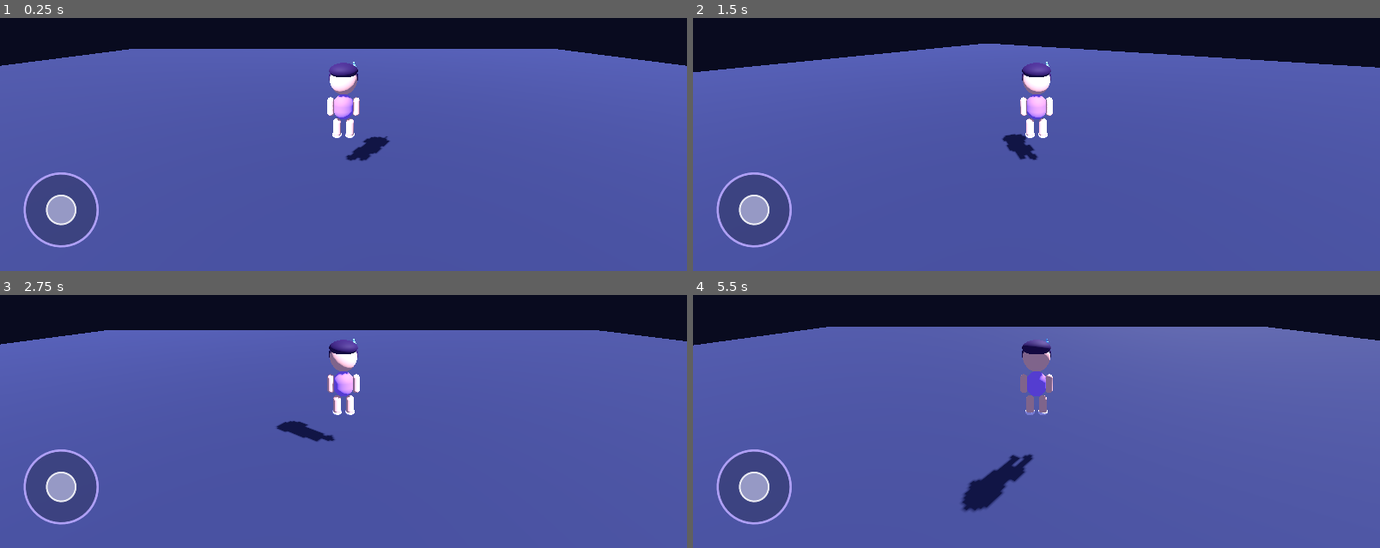
Above: before the commit, frames 1-4 (two rows, left to right).
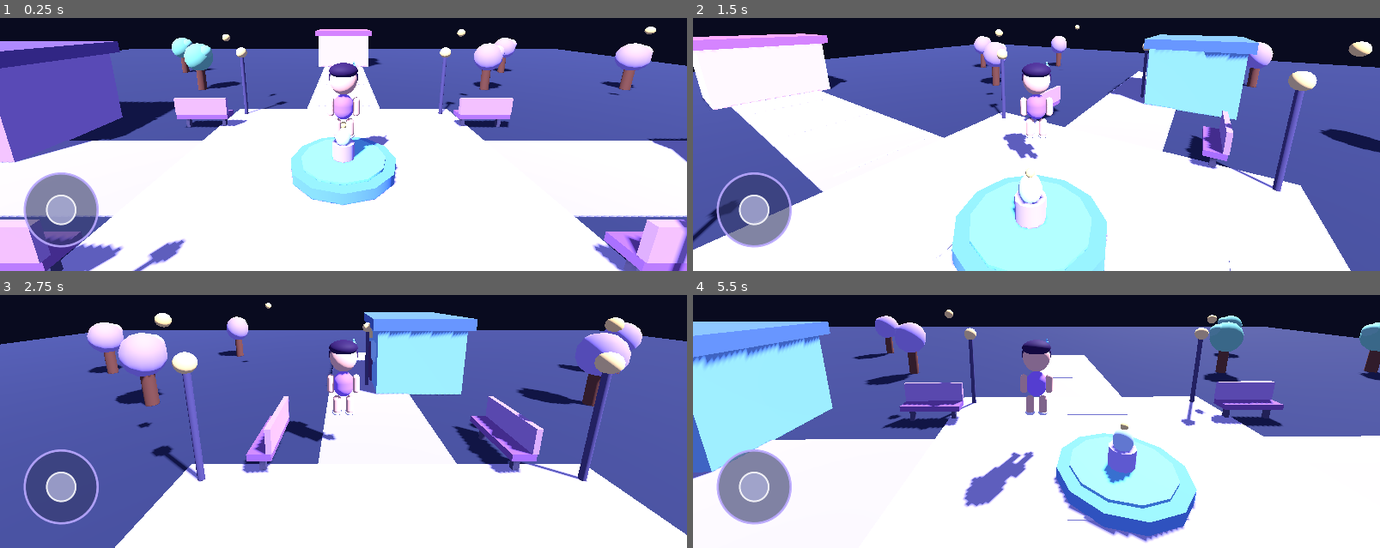
Above: after the commit, the same moments.

Repository: abinndyvictoria-sketch/Universo-Estelar-
Game: Godot game, scene res://scenes/main.tscn
The game is run twice, just before and just after one commit, with the same random seed, the same clock (stepped at 60 frames per second) and the same inputs.
Inputs (mouse positions are in pixels of both pictures, inside the frame that each line leads up to):
- Up to frame 1 (0.25 s): no input
- Up to frame 2 (1.5 s): tap Enter at 0.5 s; drag from (754, 210) to (outside the picture) at 0.52 s; drag from (899, 96) to (1002, 154) at 1.27 s
- Up to frame 3 (2.75 s): tap Space at 2 s; move the mouse to (outside the picture) at 2.02 s; hold Right (ui_right) from 2.03 s (still down)
- Up to frame 4 (5.5 s): release Right (ui_right) at 2.75 s; drag from (1002, 431) to (830, 297) at 2.77 s; tap Enter at 3.5 s; move the mouse to (1242, 413) at 3.52 s; hold Left (ui_left) 3.53-4.25 s; drag from (830, 297) to (outside the picture) at 4.27 s; tap Space at 5 s; move the mouse to (1070, 355) at 5.02 s; hold Down (ui_down) from 5.03 s (still down); click (1070, 355) at 5.17 s

The runs differ from the first frame. In frame 1, 61% of the frame differs, in the area x 0-100%, y 3-100%; in frame 2, 59%; in frame 3, 40%; in frame 4, 63%, in the area x 0-100%, y 5-100%.

Commit message:
Attach procedural plaza builder to main scene

Diff:
--- a/scenes/main.tscn
+++ b/scenes/main.tscn
@@ -1,8 +1,9 @@
-[gd_scene load_steps=10 format=3]
+[gd_scene load_steps=11 format=3]
 
 [ext_resource type="Script" path="res://scripts/player.gd" id="1_player"]
 [ext_resource type="Script" path="res://scripts/virtual_joystick.gd" id="2_joystick"]
 [ext_resource type="Script" path="res://scripts/character_model.gd" id="3_character"]
+[ext_resource type="Script" path="res://scripts/world_builder.gd" id="4_world"]
 
 [sub_resource type="Environment" id="Environment_main"]
 background_mode = 1
@@ -36,6 +37,7 @@
 height = 1.7
 
 [node name="Main" type="Node3D"]
+script = ExtResource("4_world")
 
 [node name="WorldEnvironment" type="WorldEnvironment" parent="."]
 environment = SubResource("Environment_main")
